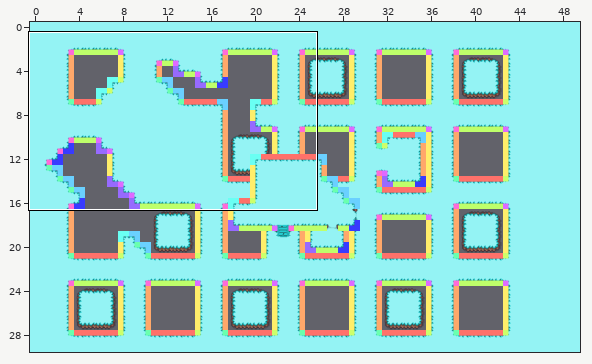
Two states of a Tiled map, GameSample_Contest/resources/Tiled_Project/test_map.tmx. Above: a wide view before the commit, with the close-up outlined.
Close-up. Earlier state:
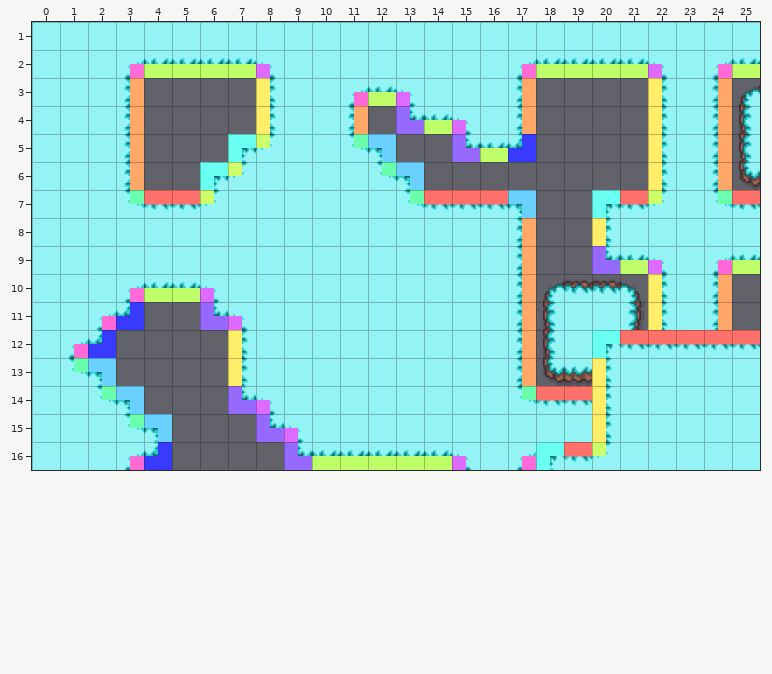
Cells are 64x64 px. Shown: x 0..25, y 1..16. The commit also changed other parts of the map, which this record leaves out.
After the commit:
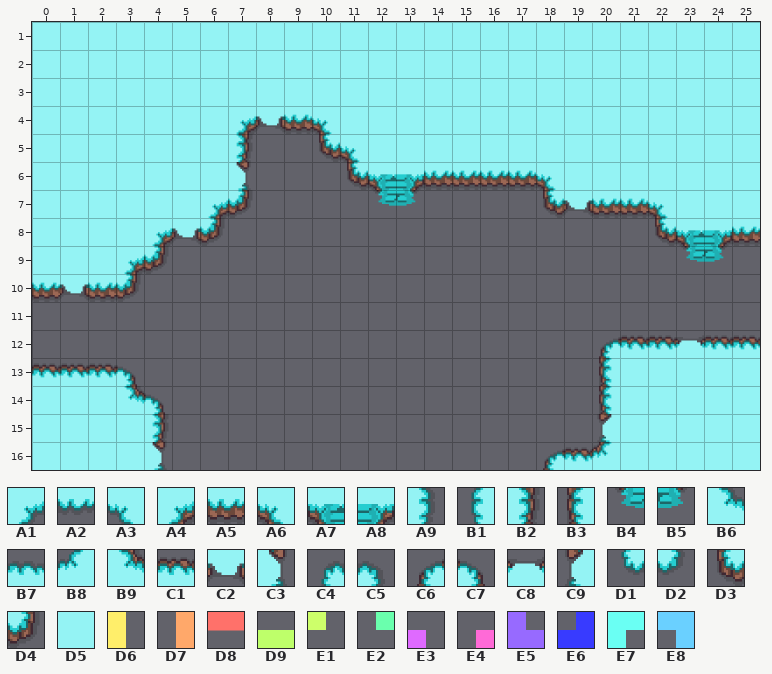
Key: from "Christmass_Grass": A1 0, A2 1, A3 2, A4 3, A5 4, A6 5, A7 6, A8 7, A9 8, B1 10, B2 11, B3 13, B4 14, B5 15, B6 16, B7 17, B8 18, B9 19, C1 20, C2 22, C3 23, C4 24, C5 25, C6 27, C7 28, C8 30, C9 31, D1 32, D2 33, D3 35, D4 36, D5 37; from "Collision_full": D6 0, D7 1, D8 2, D9 3, E1 4, E2 5, E3 6, E4 7, E5 8, E6 9, E7 10, E8 11.
__ is an empty cell.
Tiles replaced or removed in this view: A1, A2, A3, A5, A9, B1, B2, B3, B6, B7, B8, C1, C4, C5, C6, C7, D1, D2, D3, D5, D6, D7, D8, D9, E1, E2, E3, E4, E5, E6, E7, E8.
Change:
Changed rows in their new state; .. is an unchanged cell.
Layer "mg":
first column x 0:
 2 .. .. .. D5 D5 D5 D5 D5 D5 .. .. .. .. .. .. .. .. D5 D5 D5 D5 D5 D5 .. D5 D5
 3 .. .. .. D5 D5 D5 D5 D5 D5 .. .. D5 D5 D5 .. .. .. D5 D5 D5 D5 D5 D5 .. D5 D5
 4 .. .. .. D5 D5 D5 D5 A4 C2 A5 A6 D5 D5 D5 D5 D5 .. D5 D5 D5 D5 D5 D5 .. D5 D5
 5 .. .. .. D5 D5 D5 D5 B2 __ __ D3 A6 D5 D5 D5 D5 D5 D5 D5 D5 D5 D5 D5 .. D5 D5
 6 .. .. .. D5 D5 D5 D5 C3 __ __ __ D3 A7 A8 A5 A5 A5 A5 A6 D5 D5 D5 D5 .. D5 D5
 7 .. .. .. D5 D5 D5 A4 D4 __ __ __ __ B4 B5 __ __ __ __ D3 C2 A5 A5 A6 .. D5 D5
 8 .. .. .. .. A4 C2 D4 __ __ __ __ __ __ __ __ __ __ __ .. .. __ __ D3 A7 A8 A5
 9 .. .. .. A4 D4 __ __ __ __ __ __ __ __ __ __ __ __ __ .. .. __ __ __ B4 B5 __
10 A5 C2 A5 D4 __ __ __ __ __ __ __ __ __ __ __ __ __ __ __ __ __ __ __ __ __ ..
11 __ __ __ __ .. .. __ __ __ __ __ __ __ __ __ __ __ __ __ __ __ __ __ __ __ ..
12 __ __ __ .. .. .. .. __ __ __ __ __ __ __ __ __ __ __ __ __ __ __ __ __ __ ..
13 C1 C1 C1 C7 .. .. .. __ __ __ __ __ __ __ __ __ __ __ __ __ __ .. .. .. .. ..
14 .. .. D5 B9 C7 .. .. __ __ __ __ __ __ __ __ __ __ __ __ __ __ .. .. .. .. ..
15 .. .. .. D5 B2 .. .. .. __ __ __ __ __ __ __ __ __ __ __ __ __ .. .. .. .. ..
16 .. .. .. D5 C3 .. .. .. .. __ __ __ __ __ __ __ __ __ __ __ __ .. .. .. .. ..
Layer "fg":
first column x 20:
12 .. .. .. C8
15 C9 .. .. ..
Layer "collisions" (now hidden):
first column x 1:
 2 .. .. __ __ __ __ __ __ .. .. .. .. .. .. .. .. __ __ __ __ __ __ .. __ __
 3 .. .. __ .. .. .. .. __ .. .. __ __ __ .. .. .. __ .. .. .. .. __ .. __ ..
 4 .. .. __ .. .. .. .. __ .. .. __ .. __ __ __ .. __ .. .. .. .. __ .. __ ..
 5 .. .. __ .. .. .. __ __ .. .. __ __ .. .. __ __ __ .. .. .. .. __ .. __ ..
 6 .. .. __ .. .. __ __ .. .. .. .. __ __ .. .. .. .. .. .. .. .. __ .. __ ..
 7 .. .. __ __ __ __ .. .. .. .. .. .. __ __ __ __ __ .. .. __ __ __ .. __ __
 8 .. .. .. .. .. .. .. .. .. .. .. .. .. .. .. .. __ .. .. __ .. .. .. .. ..
 9 .. .. .. .. .. .. .. .. .. .. .. .. .. .. .. .. __ .. .. __ __ __ .. __ __
10 .. .. __ __ __ __ .. .. .. .. .. .. .. .. .. .. __ .. .. .. .. __ .. __ ..
11 .. __ __ .. .. __ __ .. .. .. .. .. .. .. .. .. __ .. .. .. .. __ .. __ ..
12 __ __ .. .. .. .. __ .. .. .. .. .. .. .. .. .. __ .. .. __ __ __ __ __ __
13 __ __ .. .. .. .. __ .. .. .. .. .. .. .. .. .. __ .. .. __ .. .. .. .. ..
14 .. __ __ .. .. .. __ __ .. .. .. .. .. .. .. .. __ __ __ __ .. .. .. .. ..
15 .. .. __ __ .. .. .. __ __ .. .. .. .. .. .. .. .. .. .. __ .. .. .. .. ..
16 .. .. __ __ .. .. .. .. __ __ __ __ __ __ __ .. __ __ __ __ .. .. .. .. ..
Boxes around the changes in both close-ups, in picture pixels (x1, y1, x2, y2):
changed: (32, 58, 760, 470)
